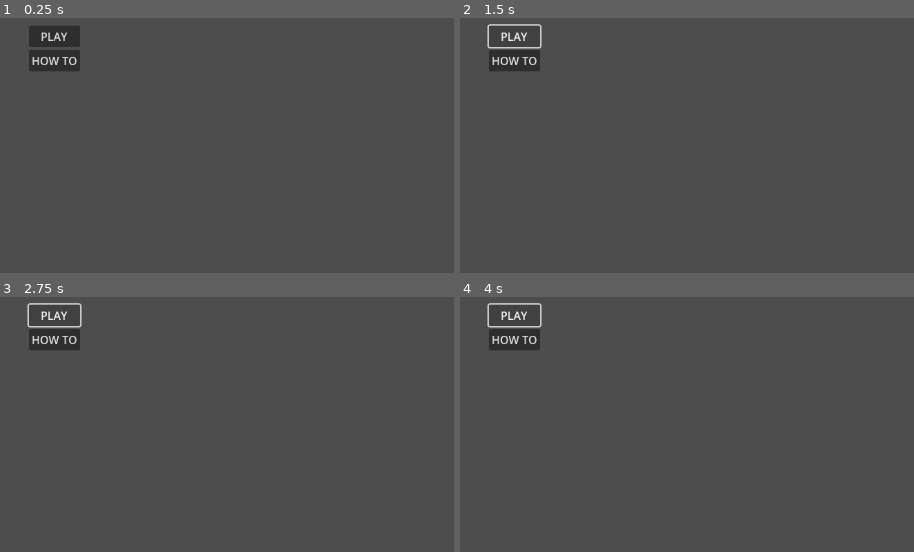
Above: before the commit, frames 1-4 (two rows, left to right).
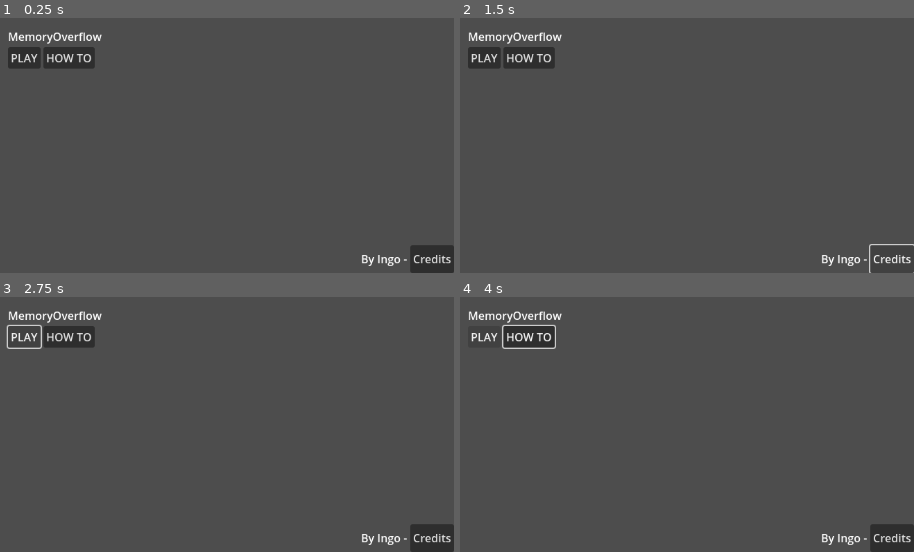
Above: after the commit, the same moments.

Repository: Inglan/MemoryOverflow
Game: Godot game, scene res://scenes/ui.tscn
The game is run twice, just before and just after one commit, with the same random seed, the same clock (stepped at 60 frames per second) and the same inputs.
Inputs:
- Up to frame 1 (0.25 s): no input
- Up to frame 2 (1.5 s): click "HOW TO" at 0.5 s; click "PLAY" (after the commit: "Credits") at 1.25 s
- Up to frame 3 (2.75 s): click "PLAY" at 2 s
- Up to frame 4 (4 s): click "PLAY" at 2.75 s; tap Enter at 3.5 s; hold Right (right) from 3.53 s (still down); tap W (up) at 3.77 s

The runs differ from the first frame. In frame 1, 3.3% of the frame differs, in the area x 1-100%, y 3-100%; in frame 2, 2.1%; in frame 3, 2.7%; in frame 4, 2.7%.

Commit message:
Update UI layout and add new elements

Diff:
--- a/scenes/ui.tscn
+++ b/scenes/ui.tscn
@@ -22,10 +22,37 @@
 grow_horizontal = 2
 grow_vertical = 2
 
-[node name="Button" type="Button" parent="VBoxContainer"]
+[node name="Label" type="Label" parent="VBoxContainer"]
+layout_mode = 2
+text = "MemoryOverflow"
+
+[node name="HBoxContainer" type="HBoxContainer" parent="VBoxContainer"]
+layout_mode = 2
+
+[node name="Button" type="Button" parent="VBoxContainer/HBoxContainer"]
 layout_mode = 2
 text = "PLAY"
 
-[node name="Button2" type="Button" parent="VBoxContainer"]
+[node name="Button2" type="Button" parent="VBoxContainer/HBoxContainer"]
 layout_mode = 2
 text = "HOW TO"
+
+[node name="HBoxContainer" type="HBoxContainer" parent="."]
+layout_mode = 1
+anchors_preset = 3
+anchor_left = 1.0
+anchor_top = 1.0
+anchor_right = 1.0
+anchor_bottom = 1.0
+offset_left = -40.0
+offset_top = -40.0
+grow_horizontal = 0
+grow_vertical = 0
+
+[node name="Label" type="Label" parent="HBoxContainer"]
+layout_mode = 2
+text = "By Ingo -"
+
+[node name="Button" type="Button" parent="HBoxContainer"]
+layout_mode = 2
+text = "Credits"
